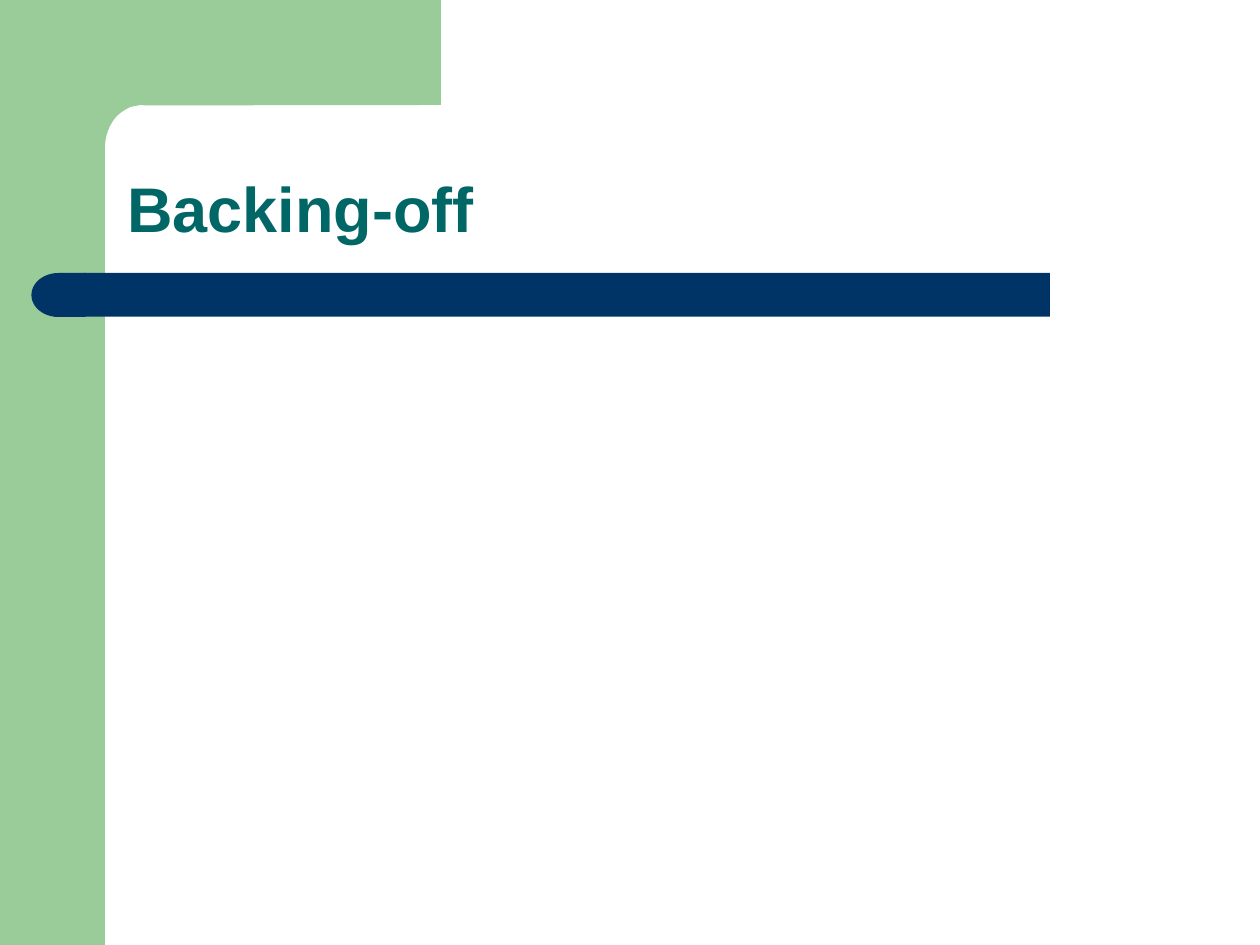
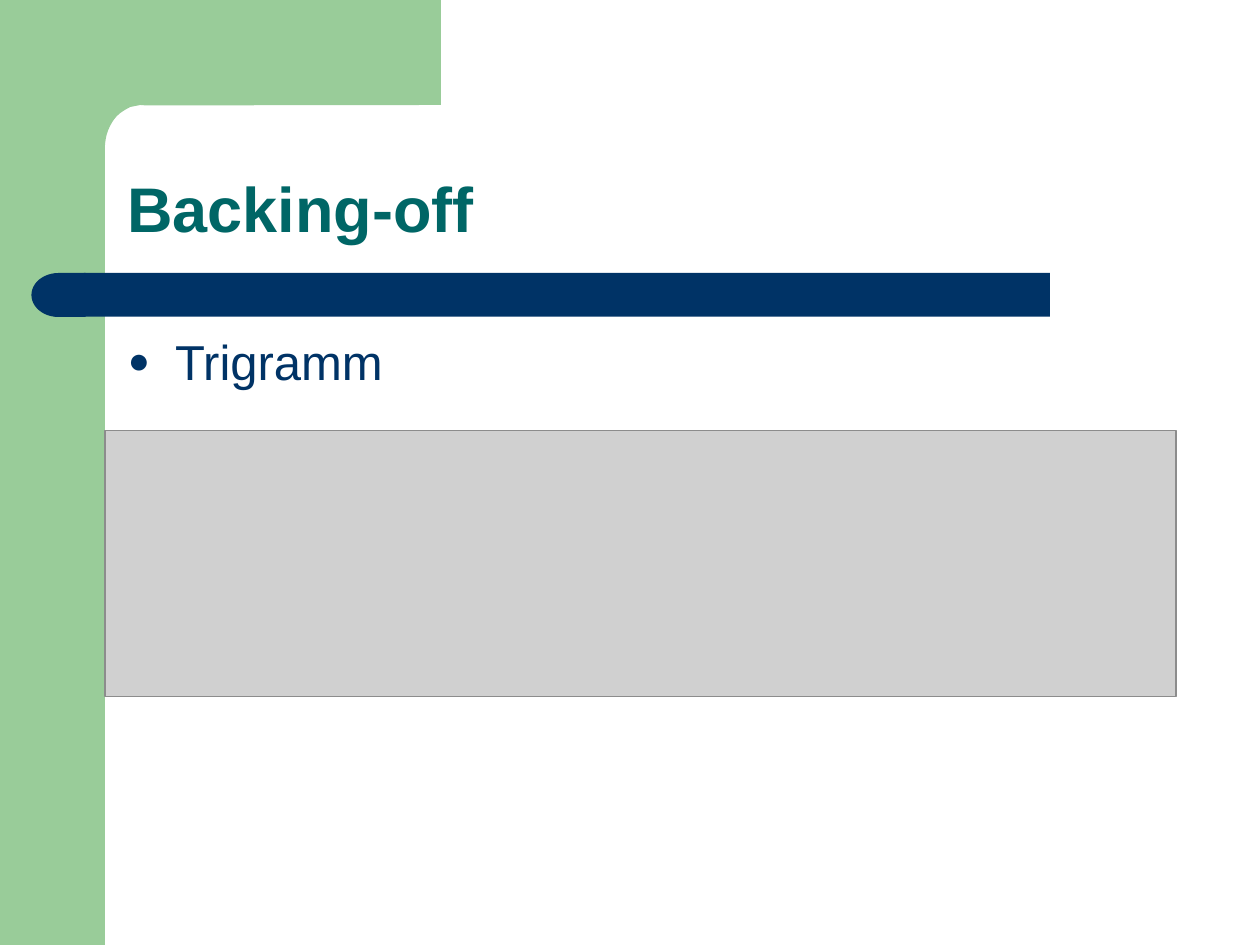
Before and after one commit to leonard117/arbeittet, a slide deck: slide 18 of ARS/doc/Training_Sprachmodell.ppt. Drawn at 1260x945 pixels with LibreOffice and Linux fonts; fonts in the diff are those of the drawing; grey boxes stand for pictures. Boxes give left, top, right and bottom in pixels: in the first picture for what was removed or moved away, otherwise in the second. Text is boxed around its words. In the diff, an @@ line names an element or a change of style, - is before the commit and + after.

```diff
--- a/ARS/doc/Training_Sprachmodell.ppt
+++ b/ARS/doc/Training_Sprachmodell.ppt
@@ text added at box(175, 344, 383, 390), 28 pt, text #003366 @@
+● Trigramm
@@ picture added at box(105, 431, 1176, 697) @@
```
Also in this commit, not shown: 1 slide added, 1 slide removed.
